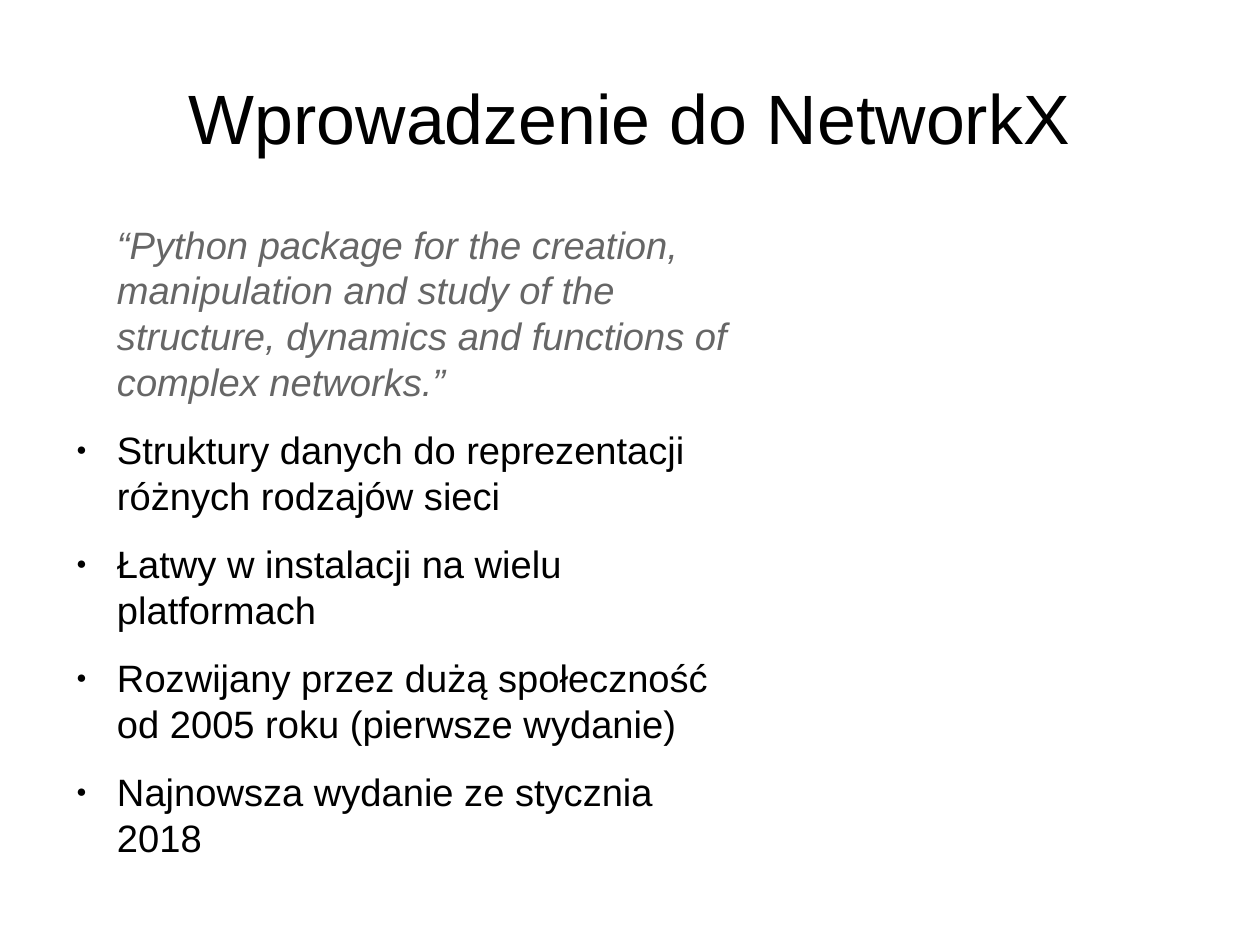
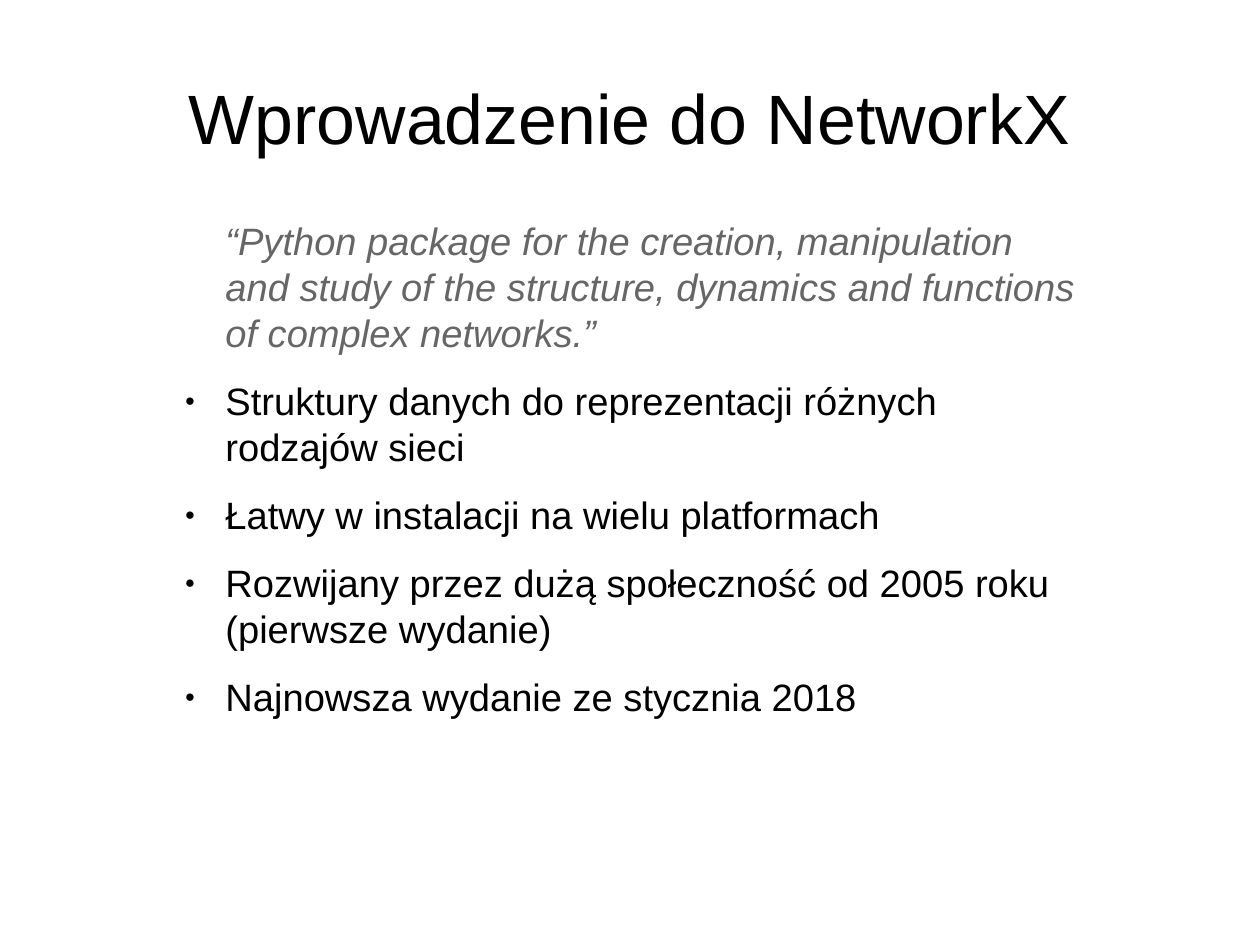
Before and after one commit to piotrm50/cns-networkx-presentation, a slide deck: slide 3 of prezentacja.odp. Drawn at 1260x945 pixels with LibreOffice and Linux fonts; fonts in the diff are those of the drawing. Boxes give left, top, right and bottom in pixels: in the first picture for what was removed or moved away, otherwise in the second. Text is boxed around its words. In the diff, an @@ line names an element or a change of style, - is before the commit and + after.

```diff
--- a/prezentacja.odp
+++ b/prezentacja.odp
@@ text "“Python package for the creation, ..." rewrapped from bbox=[117, 231, 727, 853] to bbox=[225, 227, 1074, 719] @@
```
Also in this commit, not shown: 2 other slides changed, 2 slides added.
